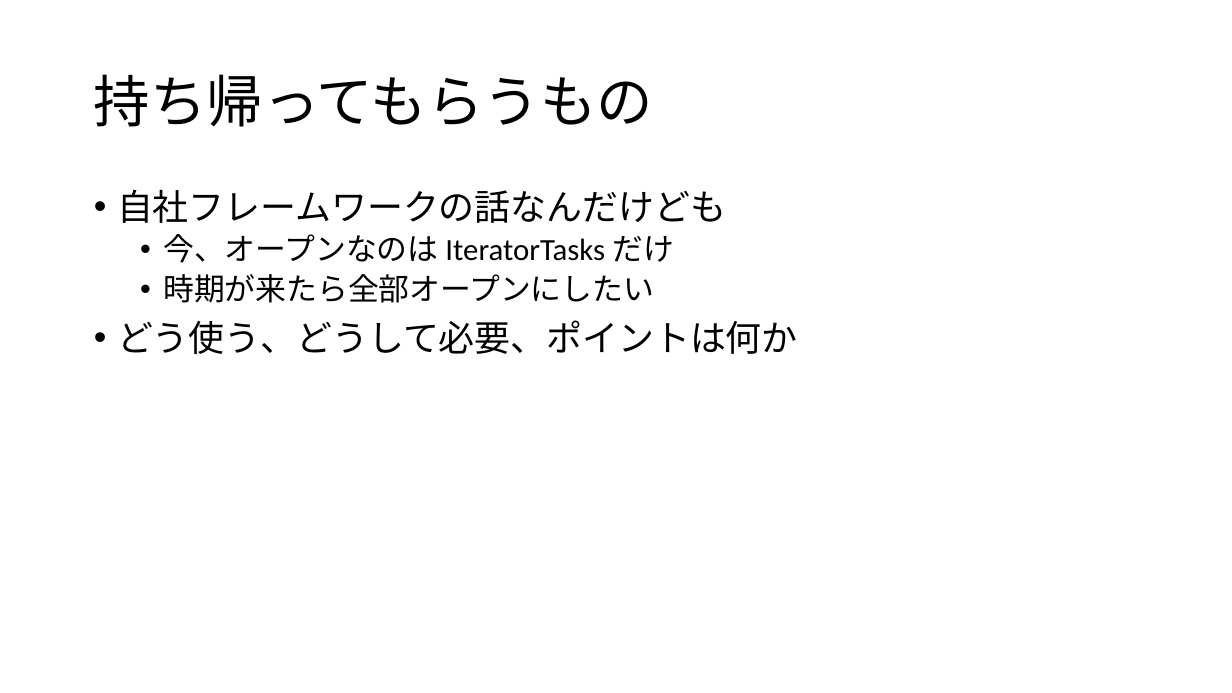
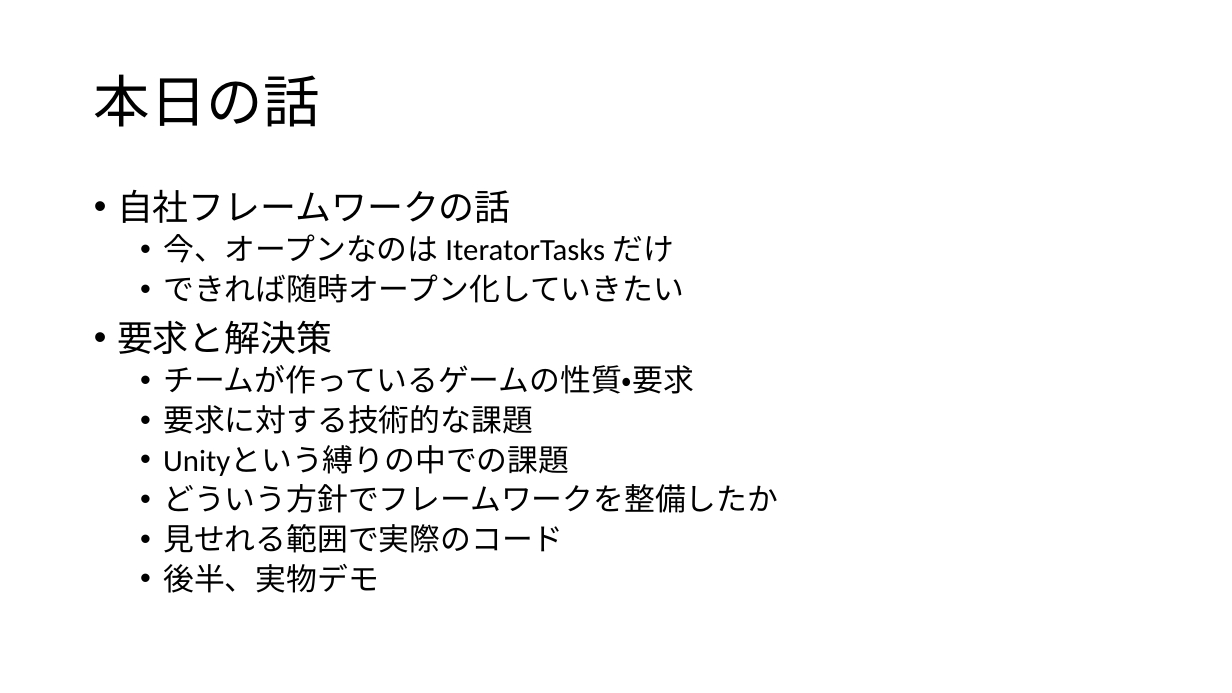
Before and after one commit to ppcuni/UnityCsharp20150321, a slide deck: slide 3 of doc/自社フレームワーク.pptx. Drawn at 1232x693 pixels with LibreOffice and Linux fonts; fonts in the diff are those of the drawing. Boxes give left, top, right and bottom in pixels: in the first picture for what was removed or moved away, otherwise in the second. Text is boxed around its words. In the diff, an @@ line names an element or a change of style, - is before the commit and + after.

```diff
--- a/doc/自社フレームワーク.pptx
+++ b/doc/自社フレームワーク.pptx
@@ title at <box>94,74,320,127</box>: text changed @@
-持ち帰ってもらうもの
+本日の話
@@ text at <box>117,189,511,223</box>: text changed @@
-• 自社フレームワークの話なんだけども
+• 自社フレームワークの話
@@ text at <box>117,274,778,593</box>: text changed; size 28 to 24 pt @@
-  • 時期が来たら全部オープンにしたい
-• どう使う、どうして必要、ポイントは何か
+  • できれば随時オープン化していきたい
+• 要求と解決策
+  • チームが作っているゲームの性質・要求
+  • 要求に対する技術的な課題
+  • Unityという縛りの中での課題
+  • どういう方針でフレームワークを整備したか
+  • 見せれる範囲で実際のコード
+  • 後半、実物デモ
```
Also in this commit, not shown: 7 other slides changed, 11 slides added, 4 slides removed.
